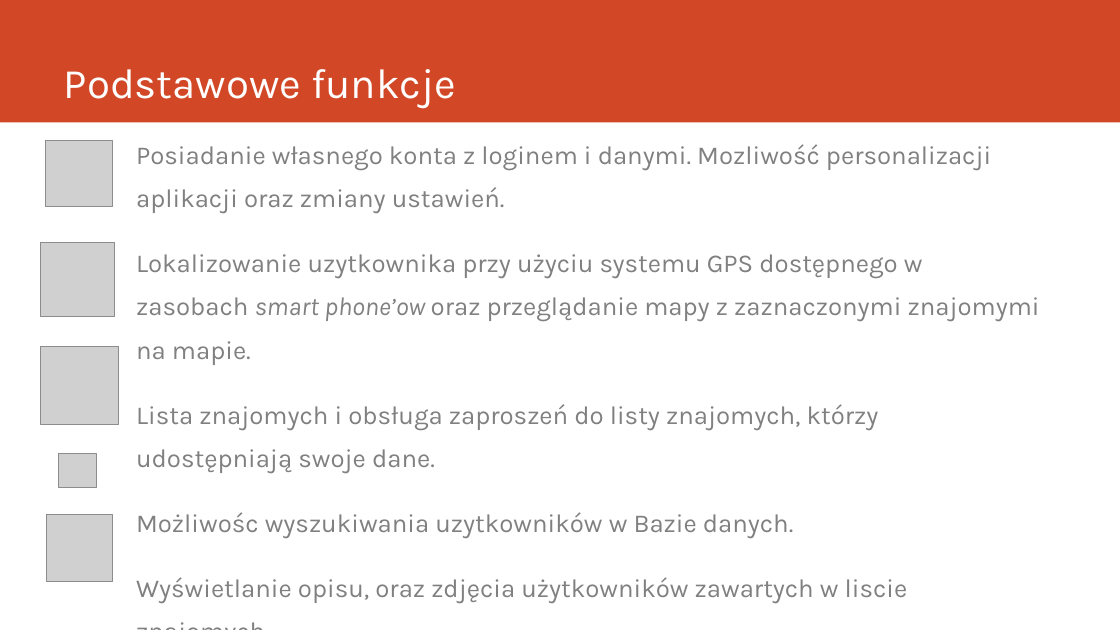
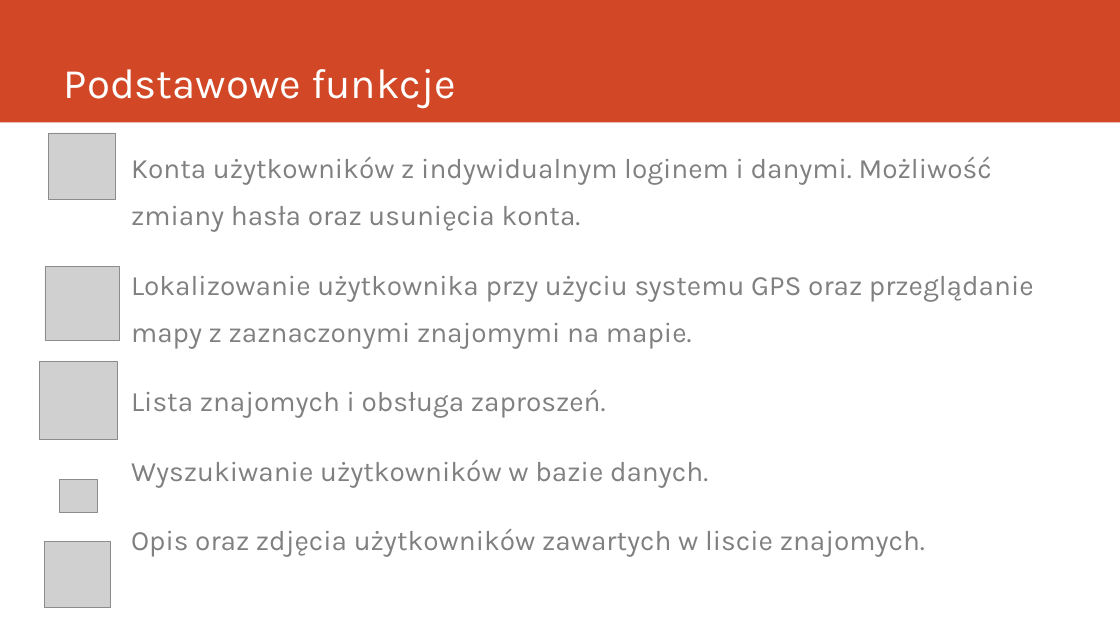
Before and after one commit to buforyaei/tillsammens, a slide deck: slide 3 of Dokumentacja/Tillsammens.pptx. Drawn at 1120x630 pixels with LibreOffice and Linux fonts; fonts in the diff are those of the drawing; grey boxes stand for pictures. Boxes give left, top, right and bottom in pixels: in the first picture for what was removed or moved away, otherwise in the second. Text is boxed around its words. In the diff, an @@ line names an element or a change of style, - is before the commit and + after.

```diff
--- a/Dokumentacja/Tillsammens.pptx
+++ b/Dokumentacja/Tillsammens.pptx
@@ picture: place and size @@
-picture at box(45, 140, 112, 207)
+picture at box(49, 133, 115, 199)
@@ text at box(131, 157, 1034, 557): text changed; size 22.1 to 24.1 pt @@
-Posiadanie własnego konta z loginem i danymi. Mozliwość personalizacji aplikacji oraz zmiany ustawień.
-Lokalizowanie uzytkownika przy użyciu systemu GPS dostępnego w zasobach smart phone’ow oraz przeglądanie mapy z zaznaczonymi znajomymi na mapie.
-Lista znajomych i obsługa zaproszeń do listy znajomych, którzy udostępniają swoje dane.
-Możliwośc wyszukiwania uzytkowników w Bazie danych.
-Wyświetlanie opisu, oraz zdjęcia użytkowników zawartych w liscie znajomych.
+Konta użytkowników z indywidualnym loginem i danymi. Możliwość zmiany hasła oraz usunięcia konta.
+Lokalizowanie użytkownika przy użyciu systemu GPS oraz przeglądanie mapy z zaznaczonymi znajomymi na mapie.
+Lista znajomych i obsługa zaproszeń.
+Wyszukiwanie użytkowników w bazie danych.
+Opis oraz zdjęcia użytkowników zawartych w liscie znajomych.
@@ picture: place and size @@
-picture at box(40, 243, 115, 318)
+picture at box(45, 266, 120, 341)
@@ picture: place and size @@
-picture at box(40, 346, 118, 424)
+picture at box(39, 361, 118, 439)
@@ picture: place and size @@
-picture at box(59, 454, 97, 487)
+picture at box(60, 479, 97, 513)
@@ picture: place and size @@
-picture at box(46, 515, 113, 581)
+picture at box(45, 541, 111, 607)
```
Also in this commit, not shown: 12 other slides changed, 1 slide added, 1 slide removed, 12 other files.
